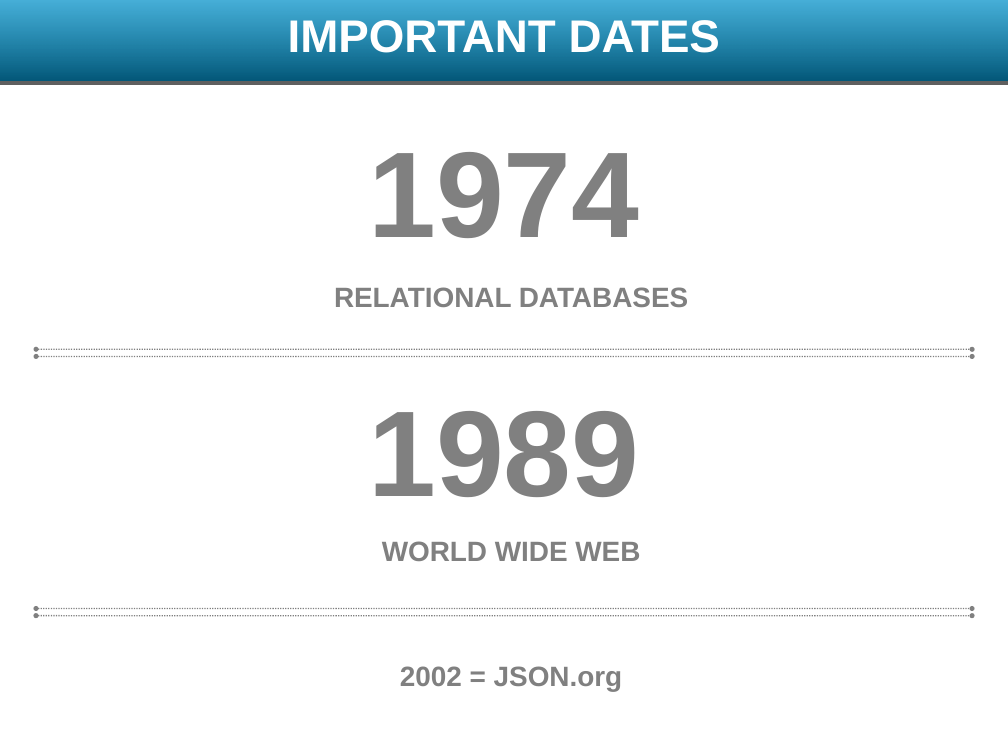
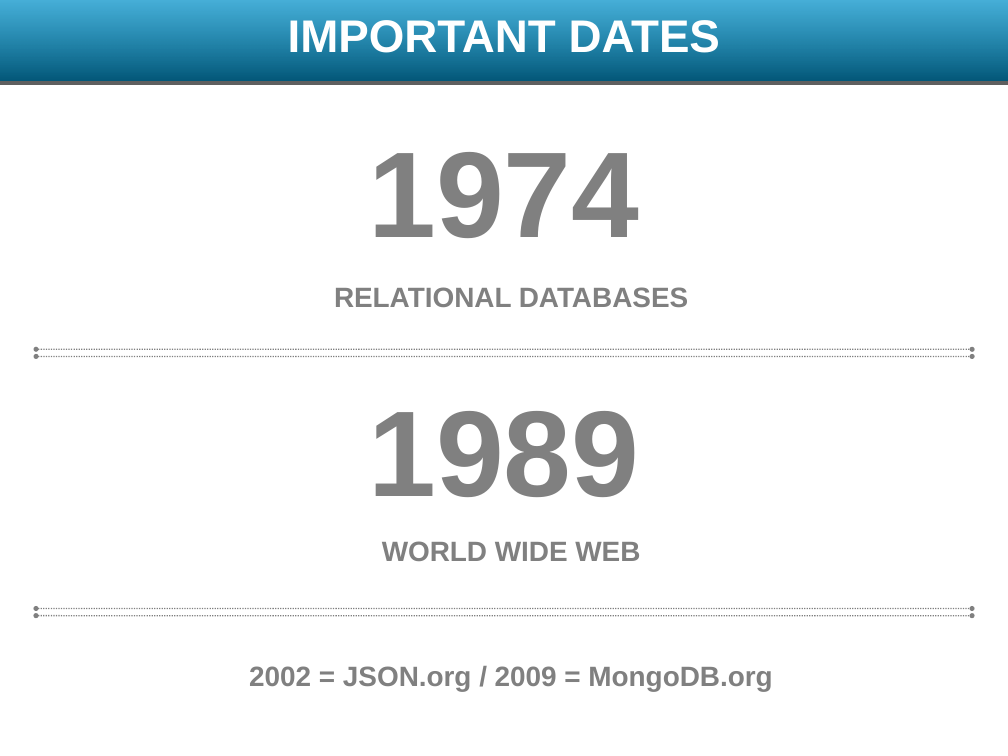
Before and after one commit to meghangill/klmugs, a slide deck: slide 5 of presentations/klmug-11/JSON.pptx. Drawn at 1008x756 pixels with LibreOffice and Linux fonts; fonts in the diff are those of the drawing; background and template pictures are left out. Boxes give left, top, right and bottom in pixels: in the first picture for what was removed or moved away, otherwise in the second. Text is boxed around its words. In the diff, an @@ line names an element or a change of style, - is before the commit and + after.

```diff
--- a/presentations/klmug-11/JSON.pptx
+++ b/presentations/klmug-11/JSON.pptx
@@ text at [249, 666, 772, 691]: text changed @@
-2002 = JSON.org
+2002 = JSON.org / 2009 = MongoDB.org
```
Also in this commit, not shown: 3 other slides changed, 3 other files.
